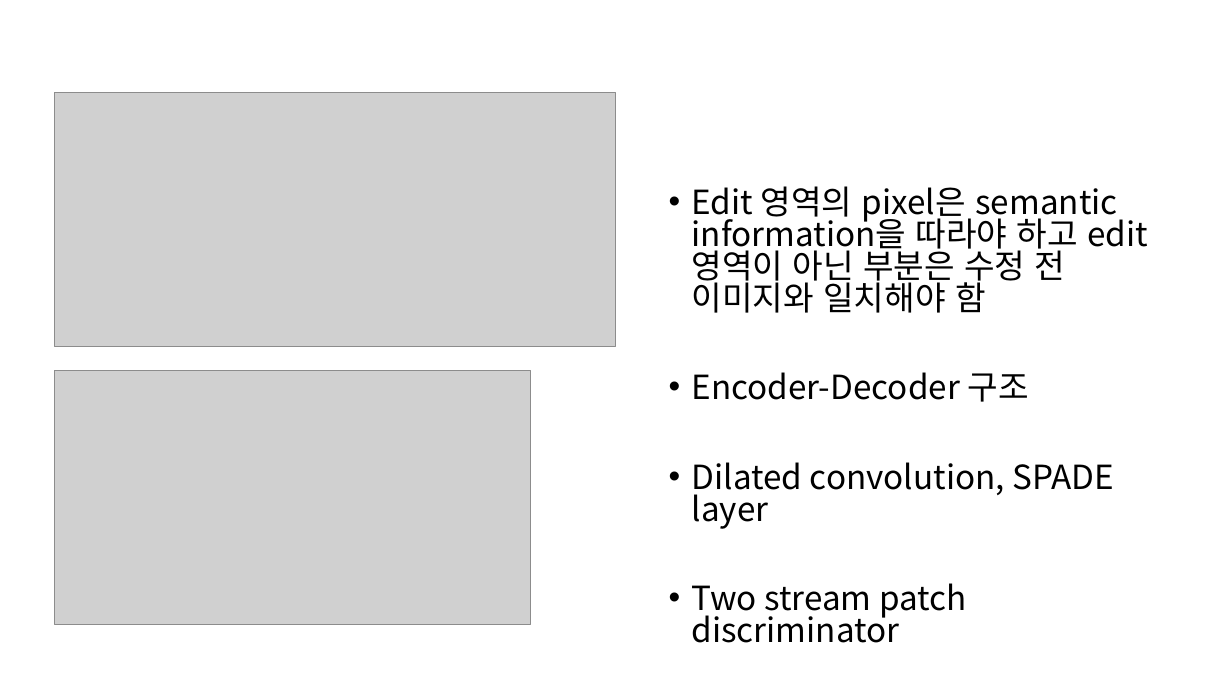
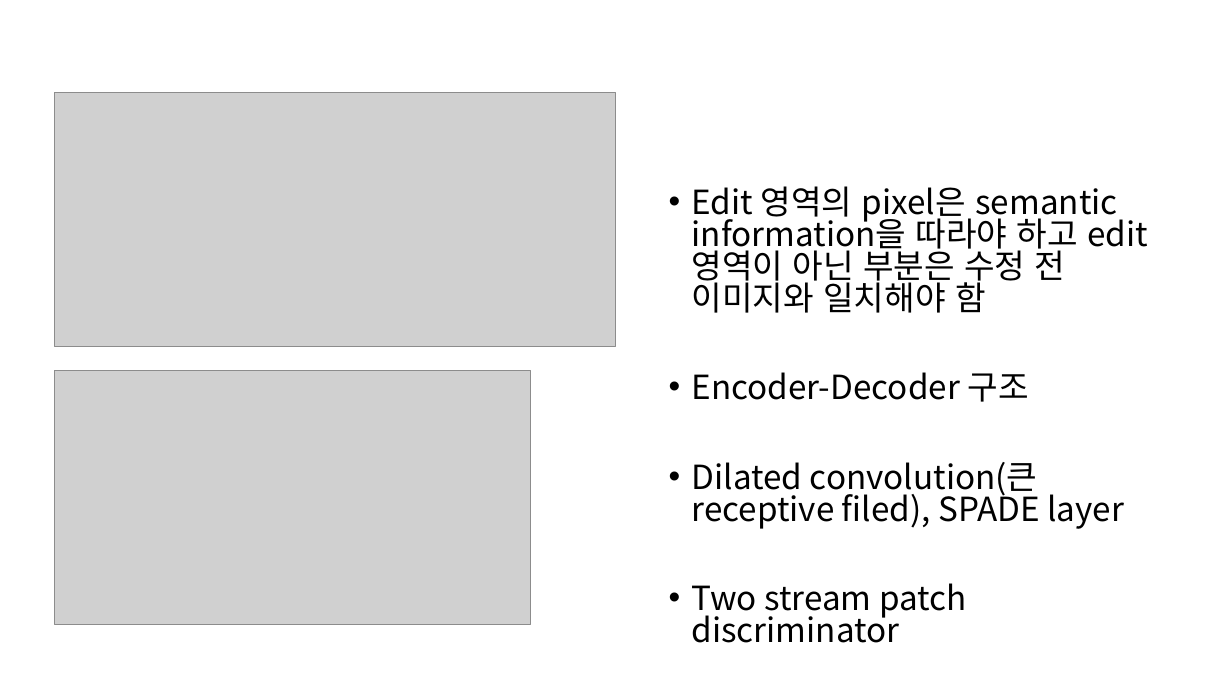
Before and after one commit to bbangsik13/paper-review, a slide deck: slide 9 of GAN/SESAME.pptx. Drawn at 1232x693 pixels with LibreOffice and Linux fonts; fonts in the diff are those of the drawing; grey boxes stand for pictures. Boxes give left, top, right and bottom in pixels: in the first picture for what was removed or moved away, otherwise in the second. Text is boxed around its words. In the diff, an @@ line names an element or a change of style, - is before the commit and + after.

```diff
--- a/GAN/SESAME.pptx
+++ b/GAN/SESAME.pptx
@@ text at [692, 462, 1124, 529]: text changed @@
-• Dilated convolution, SPADE layer
+• Dilated convolution(큰 receptive filed), SPADE layer
```
Also in this commit, not shown: 6 other slides changed, 5 slides added, 1 slide removed.
